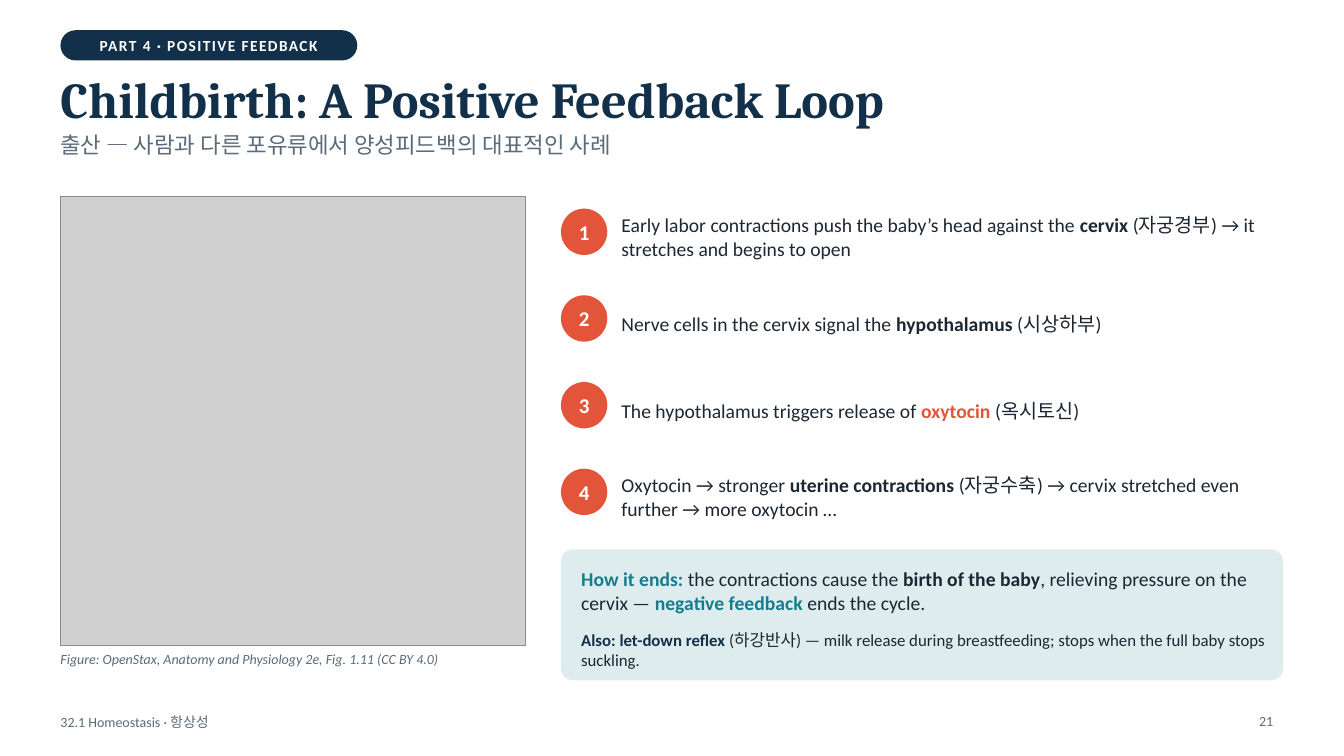
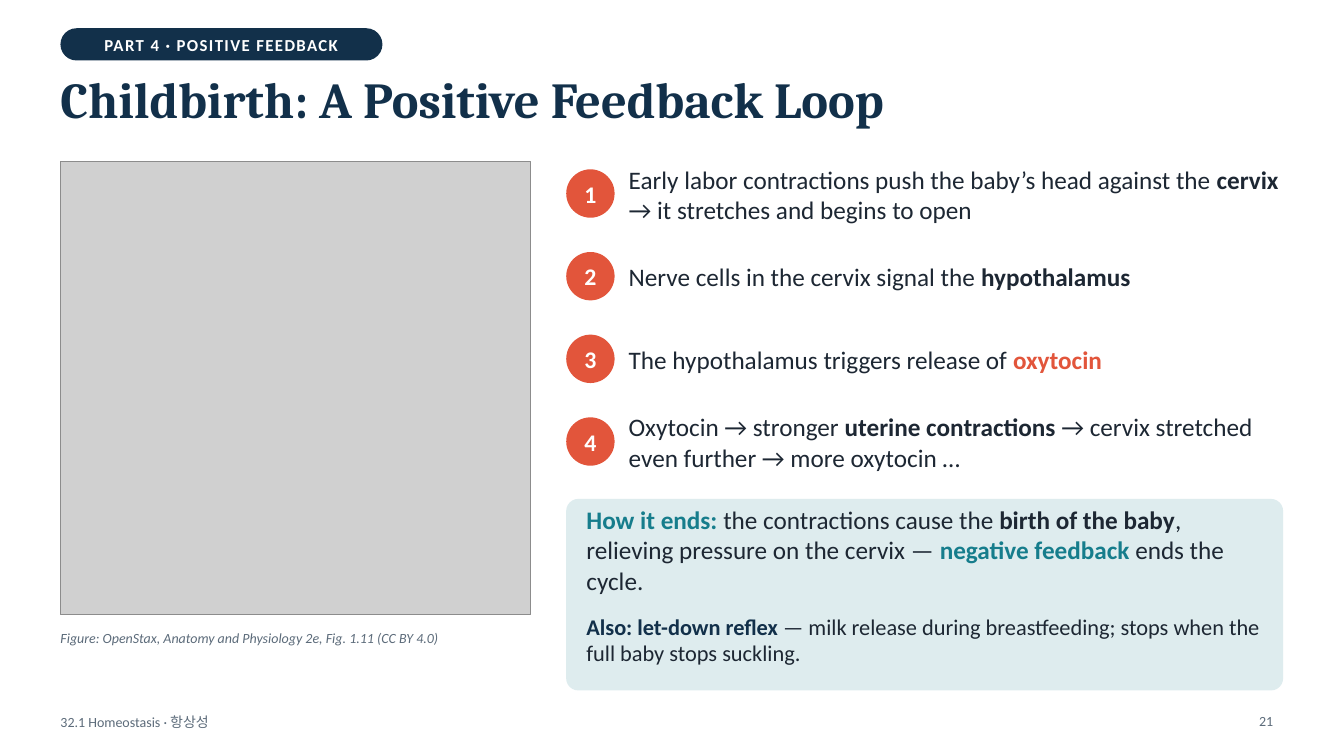
Before and after one commit to coula0908/biology, a slide deck: slide 21 of 32.1_homeostasis/32.1_Homeostasis.pptx. Drawn at 1344x756 pixels with LibreOffice and Linux fonts; fonts in the diff are those of the drawing; grey boxes stand for pictures. Boxes give left, top, right and bottom in pixels: in the first picture for what was removed or moved away, otherwise in the second. Text is boxed around its words. In the diff, an @@ line names an element or a change of style, - is before the commit and + after.

```diff
--- a/32.1_homeostasis/32.1_Homeostasis.pptx
+++ b/32.1_homeostasis/32.1_Homeostasis.pptx
@@ rounded rectangle "PART 4 · POSITIVE FEEDBACK": place and size @@
-rounded rectangle "PART 4 · POSITIVE FEEDBACK" at [60, 30, 357, 60]
+rounded rectangle "PART 4 · POSITIVE FEEDBACK" at [60, 28, 382, 60]
@@ rounded rectangle "PART 4 · POSITIVE FEEDBACK" at [60, 28, 382, 60]: size 11 to 12 pt @@
@@ text removed at [60, 134, 611, 155] @@
-출산 — 사람과 다른 포유류에서 양성피드백의 대표적인 사례
@@ picture: place and size @@
-picture at [60, 197, 526, 645]
+picture at [60, 161, 531, 615]
@@ ellipse "1": place and size @@
-ellipse "1" at [562, 209, 608, 255]
+ellipse "1" at [567, 169, 615, 218]
@@ text at [629, 171, 1279, 224]: text changed; size 14 to 18 pt @@
-Early labor contractions push the baby’s head against the cervix (자궁경부) → it stretches and begins to open
+Early labor contractions push the baby’s head against the cervix → it stretches and begins to open
@@ ellipse "2": place and size @@
-ellipse "2" at [562, 295, 608, 342]
+ellipse "2" at [567, 252, 615, 300]
@@ text at [629, 268, 1130, 291]: text changed; size 14 to 18 pt @@
-Nerve cells in the cervix signal the hypothalamus (시상하부)
+Nerve cells in the cervix signal the hypothalamus
@@ ellipse "3": place and size @@
-ellipse "3" at [562, 382, 608, 429]
+ellipse "3" at [567, 335, 615, 383]
@@ text at [629, 351, 1102, 374]: text changed; size 14 to 18 pt @@
-The hypothalamus triggers release of oxytocin (옥시토신)
+The hypothalamus triggers release of oxytocin
@@ size 15 to 17 pt in 4 elements at [567, 169, 615, 218], [567, 252, 615, 300], [567, 335, 615, 383], [567, 417, 615, 466] @@
@@ ellipse "4": place and size @@
-ellipse "4" at [562, 469, 608, 515]
+ellipse "4" at [567, 417, 615, 466]
@@ text at [629, 418, 1253, 471]: text changed; size 14 to 18 pt @@
-Oxytocin → stronger uterine contractions (자궁수축) → cervix stretched even further → more oxytocin …
+Oxytocin → stronger uterine contractions → cervix stretched even further → more oxytocin …
@@ rounded rectangle: place and size @@
-rounded rectangle at [562, 549, 1284, 681]
+rounded rectangle at [567, 499, 1284, 691]
@@ rounded rectangle at [567, 499, 1284, 691]: proportions changed @@
@@ text "How it ends: the contractions ...": place and size @@
-text "How it ends: the contractions ..." at [581, 572, 1247, 614]
+text "How it ends: the contractions ..." at [586, 511, 1224, 594]
@@ text "How it ends: the contractions ..." at [586, 511, 1224, 594]: size 14 to 18 pt @@
@@ text at [586, 619, 1259, 665]: text changed; size 12 to 16 pt @@
-Also: let-down reflex (하강반사) — milk release during breastfeeding; stops when the full baby stops suckling.
+Also: let-down reflex — milk release during breastfeeding; stops when the full baby stops suckling.
@@ text "Figure: OpenStax, Anatomy and Physiology ...": place and size @@
-text "Figure: OpenStax, Anatomy and Physiology ..." at [60, 654, 438, 667]
+text "Figure: OpenStax, Anatomy and Physiology ..." at [60, 633, 438, 646]
```
Also in this commit, not shown: 24 other slides changed, 6 other files.
